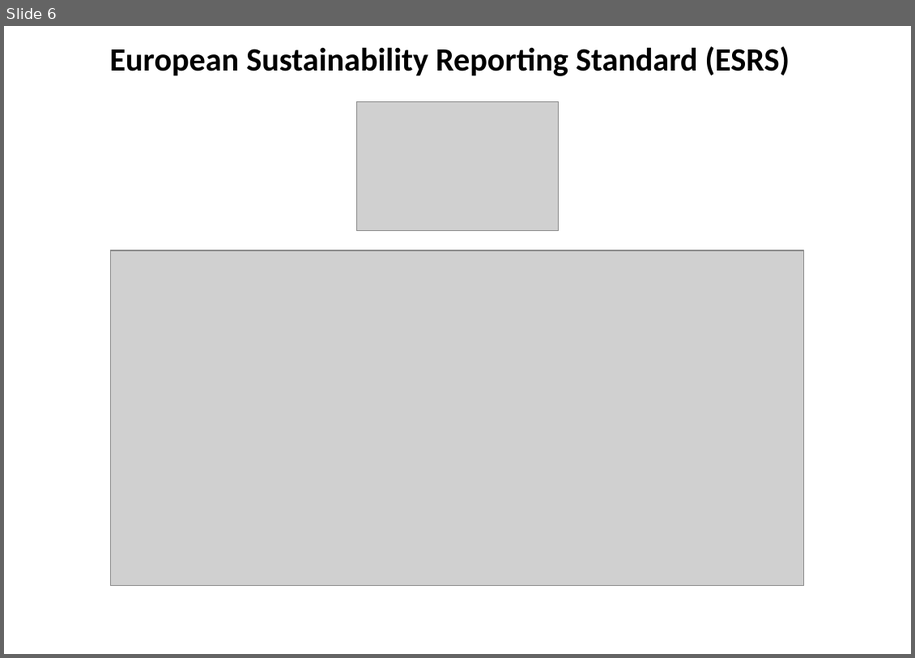
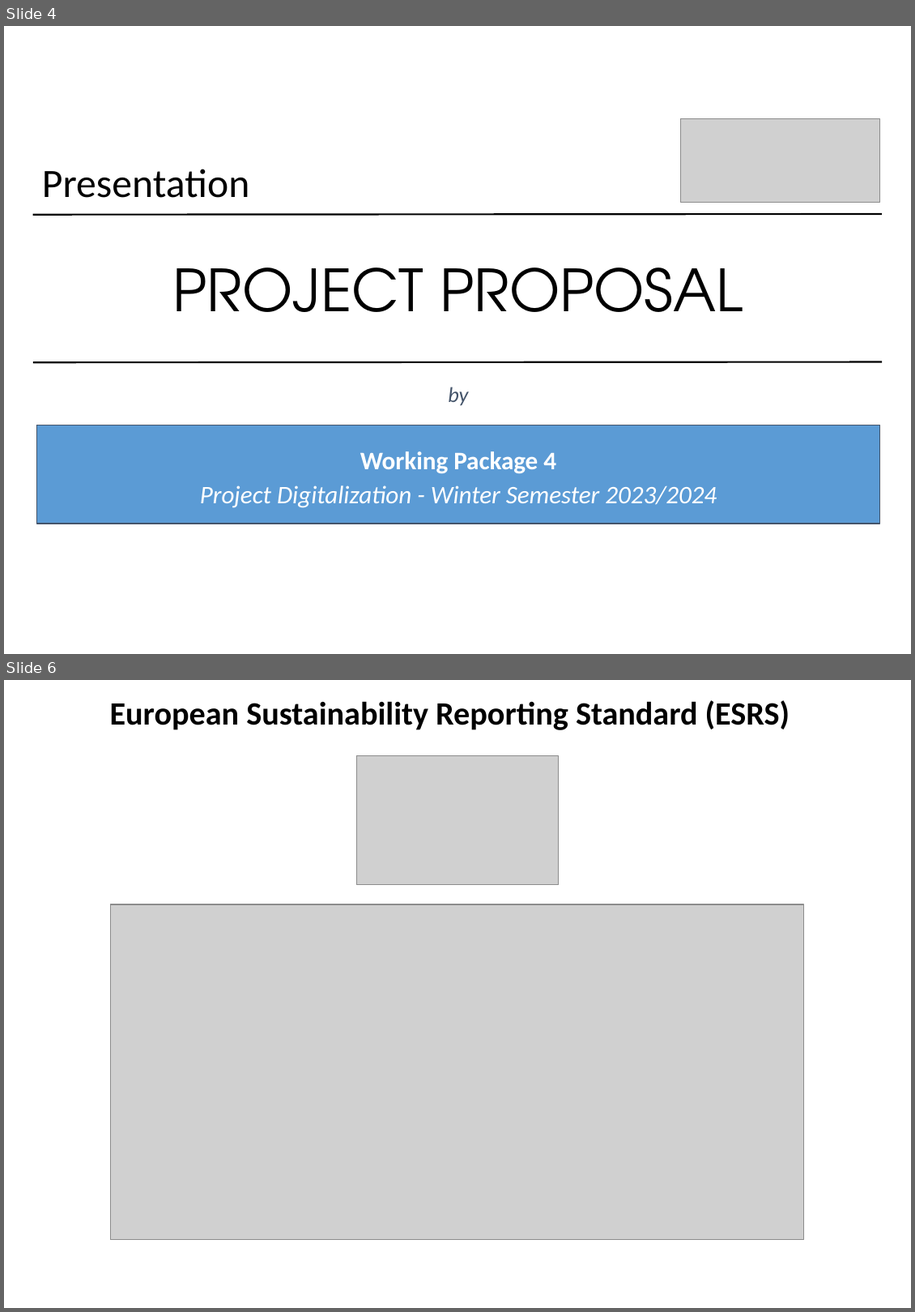
Before and after one commit to rainergo/UASFRA-MS-KnowledgeGraph, a slide deck: project/Project.pptx. Shown one above the other, each under a label of ours: slide 6 before the commit, slides 4 and 6 after it; the slides between them are not shown. The pictures are 915x658 and 915x1312 pixels, drawn with LibreOffice and Linux fonts; fonts in the diff are those of the drawing; grey boxes stand for pictures. Boxes give left, top, right and bottom in pixels: in the first picture for what was removed or moved away, otherwise in the second. Text is boxed around its words. In the diff, an @@ line names an element or a change of style, - is before the commit and + after.

```diff
--- a/project/Project.pptx
+++ b/project/Project.pptx
@@ slide 4 added at (4,26,911,654), background #FFFFFF @@
@@ picture added at (681,118,880,202) @@
@@ text added at (42,169,250,198), 34.7 pt, text #000000 @@
+Presentation
@@ line added from (32, 215) to (882, 215), #000000 1.5 pt @@
@@ text added at (173,267,744,312), 49.8 pt, text #000000 @@
+PROJECT PROPOSAL
@@ line added from (33, 363) to (883, 362), #000000 1.5 pt @@
@@ text added at (448,386,468,406), 18.4 pt, text #44546A, italic @@
+by
@@ rectangle added at (36,425,880,524), fill #5B9BD5, outline #44546A 0.75 pt, 21.7 pt, text #FFFFFF, italic @@
+Working Package 4
+Project Digitalization - Winter Semester 2023/2024
```
Also in this commit, not shown: 5 slides changed, 3 other slides added, 1 slide removed, 4 other files.
